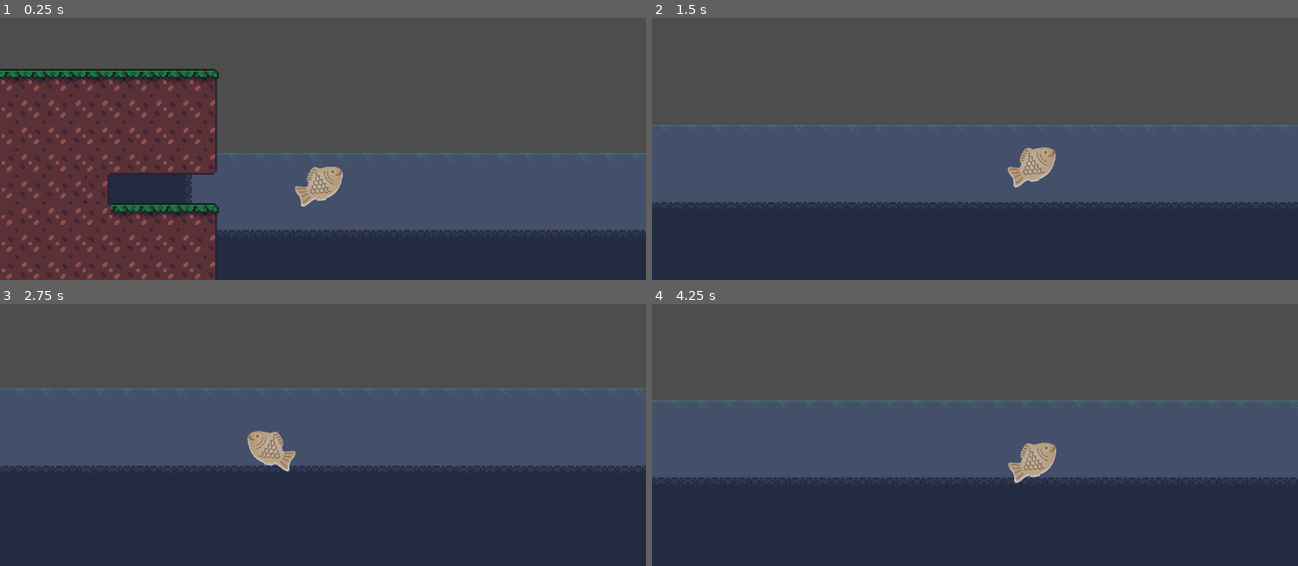
Above: before the commit, frames 1-4 (two rows, left to right).
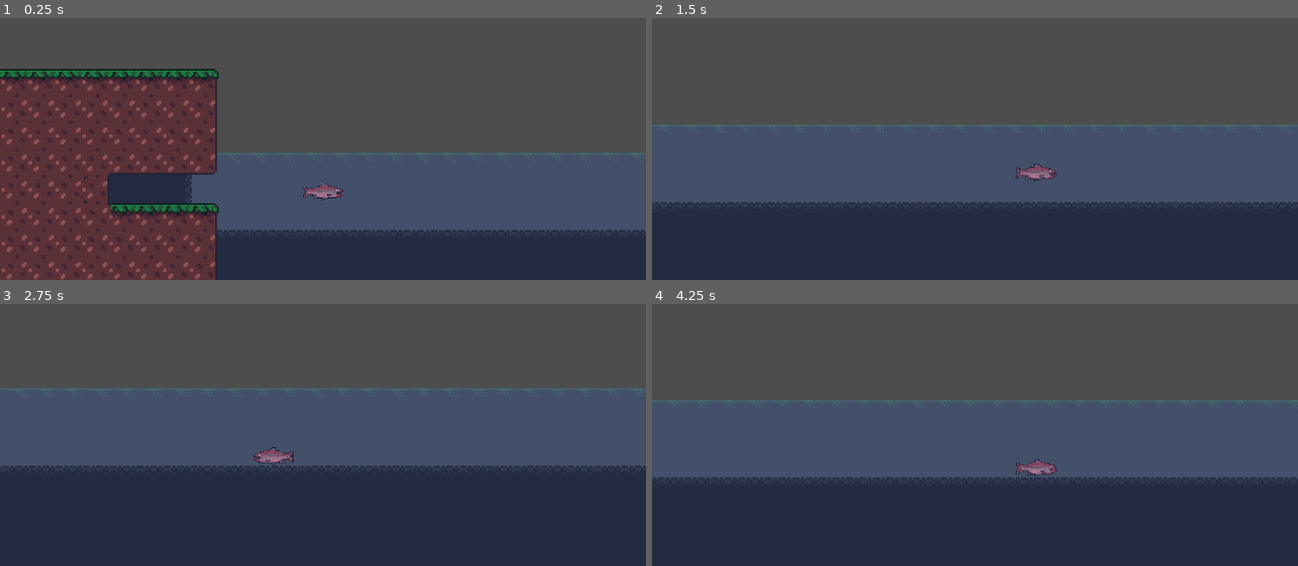
Above: after the commit, the same moments.

Repository: Griffii/Dfishgame
Game: Godot game, scene res://scenes/test_world.tscn
The game is run twice, just before and just after one commit, with the same random seed, the same clock (stepped at 60 frames per second) and the same inputs. Before the commit the project has no main scene; this scene is started directly in both runs.
Inputs:
- Up to frame 1 (0.25 s): no input
- Up to frame 2 (1.5 s): hold D (move_right) from 0.53 s (still down); tap Space (jump) at 0.6, 0.77, 1.07, 1.35 s
- Up to frame 3 (2.75 s): tap Space (jump) at 1.52, 1.82, 2.1 s; release D (move_right) at 2.03 s; hold A (move_left) from 2.03 s (still down)
- Up to frame 4 (4.25 s): release A (move_left) at 2.78 s; hold D (move_right) from 2.78 s (still down); tap Space (jump) at 2.85, 3.02, 3.32, 3.6, 3.77, 4.07 s

The runs differ from the first frame. In frame 1, 0.8% of the frame differs, in the area x 45-54%, y 56-72%; in frame 2, 0.7%; in frame 3, 0.7%; in frame 4, 0.8%, in the area x 55-63%, y 52-69%.

Commit message:
added the fish, and jumping - swimming animation

Diff:
--- a/characters/test_player/test_player.gd
+++ b/characters/test_player/test_player.gd
@@ -1,6 +1,6 @@
 extends CharacterBody2D
 
-@onready var sprite: Sprite2D = $Sprite2D
+@onready var sprite: AnimatedSprite2D = $AnimatedSprite2D  # Changed from Sprite2d cause this shit can move now
 @onready var collision_shape_player: CollisionShape2D = $CollisionShape_Player
 
 
@@ -41,6 +41,8 @@
 	# Update the ground status
 	move_and_slide()
 	is_on_ground = is_on_floor()
+
+	update_animation() #we animated up in this bitch
 
 
 func move_player(delta):
@@ -107,3 +109,11 @@
 		coyote_time -= delta
 	if jump_buffer > 0:
 		jump_buffer -= delta
+
+func update_animation():
+	if not is_on_ground:
+		sprite.play("jumping")  # Play jumping animation when in the air
+	elif abs(velocity.x) > 10:
+		sprite.play("swimming")  # Play swimming when moving on the ground
+	else:
+		sprite.play("idle")  # Play idle when standing still
--- a/characters/test_player/test_player.tscn
+++ b/characters/test_player/test_player.tscn
@@ -1,19 +1,131 @@
-[gd_scene load_steps=4 format=3 uid="uid://cvsh411jaiyb7"]
+[gd_scene load_steps=20 format=3 uid="uid://cvsh411jaiyb7"]
 
 [ext_resource type="Script" path="res://characters/test_player/test_player.gd" id="1_bs1s5"]
-[ext_resource type="Texture2D" uid="uid://crrin58g21mns" path="res://characters/test_player/Taiyaki.png" id="2_6d2qe"]
+[ext_resource type="Texture2D" uid="uid://c28ous145yfbp" path="res://characters/test_player/salmon_1.png" id="2_qvqbl"]
+[ext_resource type="Texture2D" uid="uid://bv8qfdjaqf5lr" path="res://characters/test_player/salmon_1_jumping.png" id="3_t5wey"]
 
 [sub_resource type="CapsuleShape2D" id="CapsuleShape2D_ftowo"]
 radius = 5.0
 height = 22.0
 
+[sub_resource type="AtlasTexture" id="AtlasTexture_2ldn6"]
+atlas = ExtResource("2_qvqbl")
+region = Rect2(0, 0, 128, 128)
+
+[sub_resource type="AtlasTexture" id="AtlasTexture_m653s"]
+atlas = ExtResource("3_t5wey")
+region = Rect2(0, 0, 128, 128)
+
+[sub_resource type="AtlasTexture" id="AtlasTexture_5283k"]
+atlas = ExtResource("3_t5wey")
+region = Rect2(128, 0, 128, 128)
+
+[sub_resource type="AtlasTexture" id="AtlasTexture_0eljf"]
+atlas = ExtResource("3_t5wey")
+region = Rect2(256, 0, 128, 128)
+
+[sub_resource type="AtlasTexture" id="AtlasTexture_h6acn"]
+atlas = ExtResource("2_qvqbl")
+region = Rect2(0, 0, 128, 128)
+
+[sub_resource type="AtlasTexture" id="AtlasTexture_w586q"]
+atlas = ExtResource("2_qvqbl")
+region = Rect2(0, 128, 128, 128)
+
+[sub_resource type="AtlasTexture" id="AtlasTexture_dnfmx"]
+atlas = ExtResource("2_qvqbl")
+region = Rect2(0, 256, 128, 128)
+
+[sub_resource type="AtlasTexture" id="AtlasTexture_fef0d"]
+atlas = ExtResource("2_qvqbl")
+region = Rect2(0, 384, 128, 128)
+
+[sub_resource type="AtlasTexture" id="AtlasTexture_erptx"]
+atlas = ExtResource("2_qvqbl")
+region = Rect2(0, 512, 128, 128)
+
+[sub_resource type="AtlasTexture" id="AtlasTexture_rs4bc"]
+atlas = ExtResource("2_qvqbl")
+region = Rect2(0, 640, 128, 128)
+
+[sub_resource type="AtlasTexture" id="AtlasTexture_v0qfo"]
+atlas = ExtResource("2_qvqbl")
+region = Rect2(0, 768, 128, 128)
+
+[sub_resource type="AtlasTexture" id="AtlasTexture_juvua"]
+atlas = ExtResource("2_qvqbl")
+region = Rect2(0, 896, 128, 128)
+
+[sub_resource type="AtlasTexture" id="AtlasTexture_l3oiy"]
+atlas = ExtResource("2_qvqbl")
+region = Rect2(0, 1024, 128, 128)
+
+[sub_resource type="AtlasTexture" id="AtlasTexture_rsnah"]
+atlas = ExtResource("2_qvqbl")
+region = Rect2(0, 1152, 128, 128)
+
+[sub_resource type="SpriteFrames" id="SpriteFrames_2ow2t"]
+animations = [{
+"frames": [{
+"duration": 1.0,
+"texture": SubResource("AtlasTexture_2ldn6")
+}],
+"loop": true,
+"name": &"idle",
+"speed": 5.0
+}, {
+"frames": [{
+"duration": 1.0,
+"texture": SubResource("AtlasTexture_m653s")
+}, {
+"duration": 1.0,
+"texture": SubResource("AtlasTexture_5283k")
+}, {
+"duration": 1.0,
+"texture": SubResource("AtlasTexture_0eljf")
+}],
+"loop": true,
+"name": &"jumping",
+"speed": 11.0
+}, {
+"frames": [{
+"duration": 1.0,
+"texture": SubResource("AtlasTexture_h6acn")
+}, {
+"duration": 1.0,
+"texture": SubResource("AtlasTexture_w586q")
+}, {
+"duration": 1.0,
+"texture": SubResource("AtlasTexture_dnfmx")
+}, {
+"duration": 1.0,
+"texture": SubResource("AtlasTexture_fef0d")
+}, {
+"duration": 1.0,
+"texture": SubResource("AtlasTexture_erptx")
+}, {
+"duration": 1.0,
+"texture": SubResource("AtlasTexture_rs4bc")
+}, {
+"duration": 1.0,
+"texture": SubResource("AtlasTexture_v0qfo")
+}, {
+"duration": 1.0,
+"texture": SubResource("AtlasTexture_juvua")
+}, {
+"duration": 1.0,
+"texture": SubResource("AtlasTexture_l3oiy")
+}, {
+"duration": 1.0,
+"texture": SubResource("AtlasTexture_rsnah")
+}],
+"loop": true,
+"name": &"swimming",
+"speed": 16.0
+}]
+
 [node name="TestPlayer" type="CharacterBody2D"]
 script = ExtResource("1_bs1s5")
-
-[node name="Sprite2D" type="Sprite2D" parent="."]
-position = Vector2(-2, -5)
-scale = Vector2(0.1, 0.1)
-texture = ExtResource("2_6d2qe")
 
 [node name="CollisionShape2D" type="CollisionShape2D" parent="."]
 rotation = 1.56935
@@ -26,3 +138,11 @@
 limit_right = 2300
 position_smoothing_enabled = true
 rotation_smoothing_enabled = true
+
+[node name="AnimatedSprite2D" type="AnimatedSprite2D" parent="."]
+position = Vector2(0, 2.38419e-07)
+scale = Vector2(0.289844, 0.260547)
+sprite_frames = SubResource("SpriteFrames_2ow2t")
+animation = &"swimming"
+frame = 7
+frame_progress = 0.0447826
--- a/project.godot
+++ b/project.godot
@@ -11,6 +11,7 @@
 [application]
 
 config/name="DFishGame"
+run/main_scene="res://scenes/test_world.tscn"
 config/features=PackedStringArray("4.3", "GL Compatibility")
 config/icon="res://icon.svg"
 
Binary file added: characters/salmon_1_jumping.aseprite
Binary file added: characters/test_player/salmon_1.png
Not shown, added: characters/test_player/salmon_1.png.import
Binary file added: characters/test_player/salmon_1_jumping.png
Not shown, added: characters/test_player/salmon_1_jumping.png.import
Binary file added: salmon_1.aseprite
Binary file added: salmon_1_jumping.aseprite
Binary file added: salmon_1_swimming.aseprite
